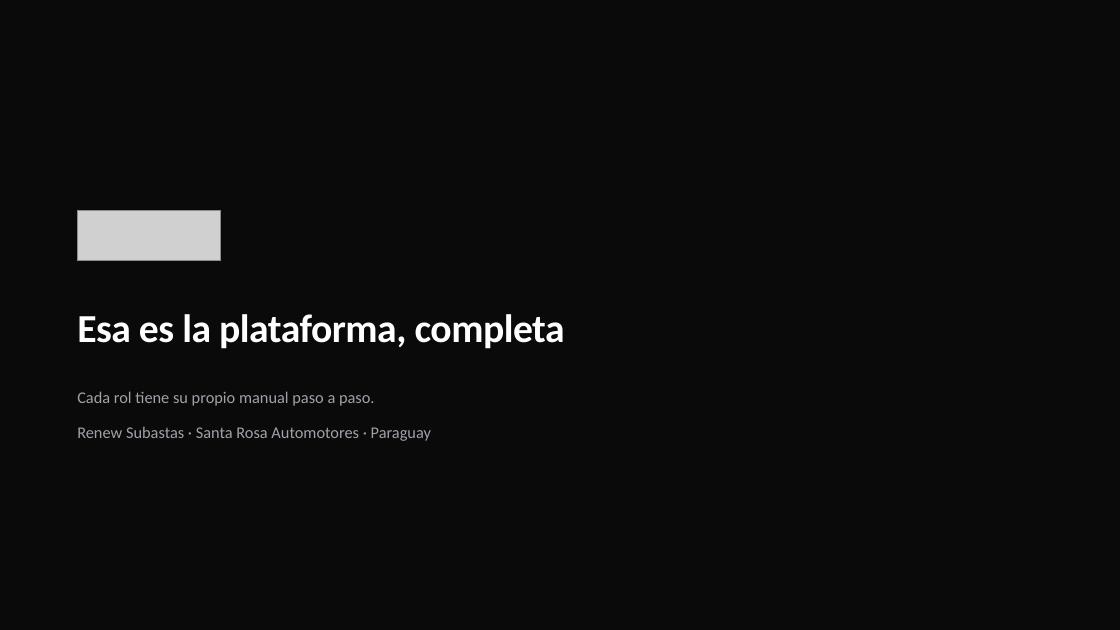
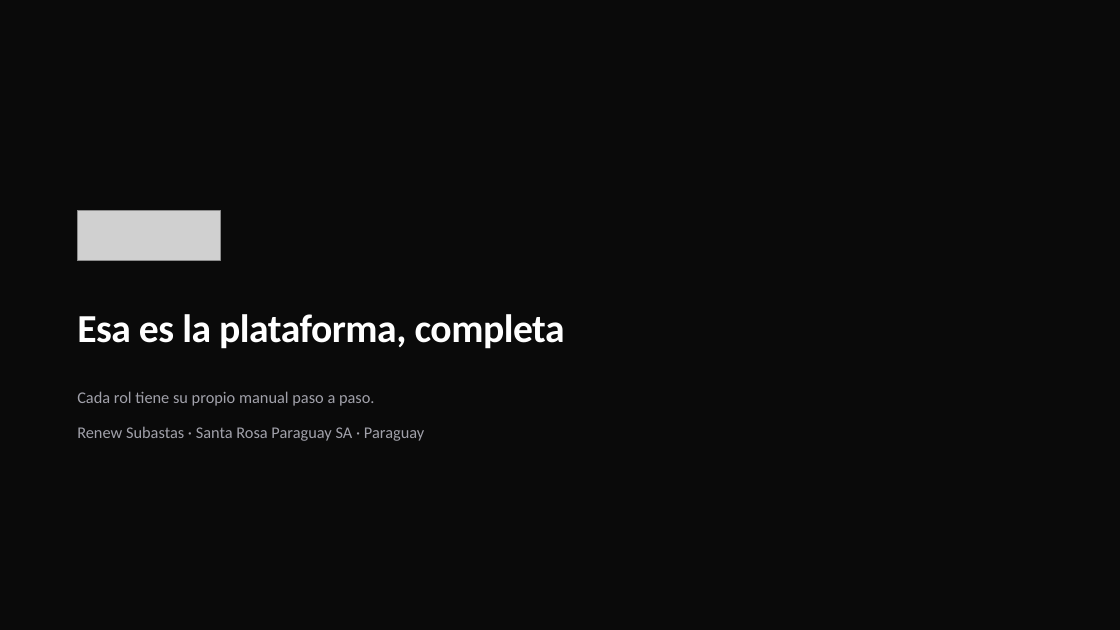
Before and after one commit to croman-coder/RenewSubastas, a slide deck: slide 23 of docs/onboarding/pptx/01-general.pptx. Drawn at 1120x630 pixels with LibreOffice and Linux fonts; fonts in the diff are those of the drawing; grey boxes stand for pictures. Boxes give left, top, right and bottom in pixels: in the first picture for what was removed or moved away, otherwise in the second. Text is boxed around its words. In the diff, an @@ line names an element or a change of style, - is before the commit and + after.

```diff
--- a/docs/onboarding/pptx/01-general.pptx
+++ b/docs/onboarding/pptx/01-general.pptx
@@ text at (x1=77, y1=426, x2=424, y2=441): text changed @@
-Renew Subastas · Santa Rosa Automotores · Paraguay
+Renew Subastas · Santa Rosa Paraguay SA · Paraguay
```
Also in this commit, not shown: 2 other slides changed, 22 other files.
